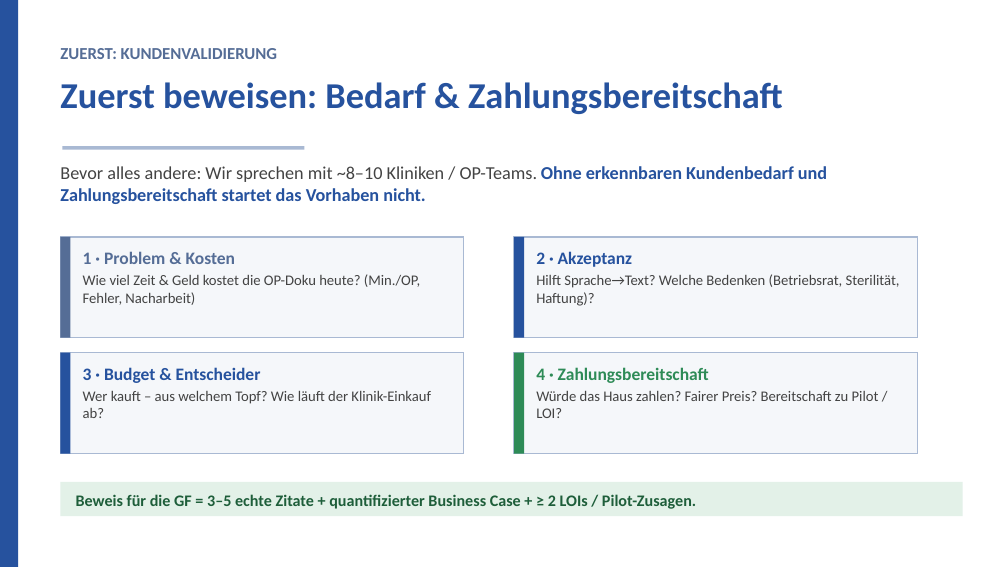
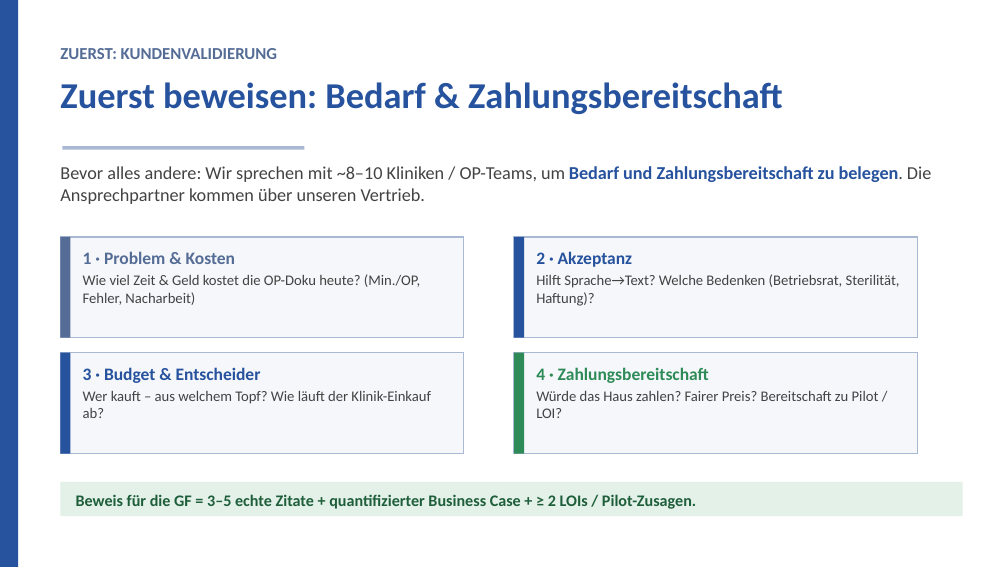
Before and after one commit to Sebastianue/hallo-github, a slide deck: slide 10 of audio-ki-op/praesentation/Audio-KI-OP-Praesentation.pptx. Drawn at 1008x567 pixels with LibreOffice and Linux fonts; fonts in the diff are those of the drawing; background and template pictures are left out. Boxes give left, top, right and bottom in pixels: in the first picture for what was removed or moved away, otherwise in the second. Text is boxed around its words. In the diff, an @@ line names an element or a change of style, - is before the commit and + after.

```diff
--- a/audio-ki-op/praesentation/Audio-KI-OP-Praesentation.pptx
+++ b/audio-ki-op/praesentation/Audio-KI-OP-Praesentation.pptx
@@ text at <box>60,166,931,204</box>: text changed; text colour #26529E to #434343; bold off @@
-Bevor alles andere: Wir sprechen mit ~8–10 Kliniken / OP-Teams. Ohne erkennbaren Kundenbedarf und Zahlungsbereitschaft startet das Vorhaben nicht.
+Bevor alles andere: Wir sprechen mit ~8–10 Kliniken / OP-Teams, um Bedarf und Zahlungsbereitschaft zu belegen. Die Ansprechpartner kommen über unseren Vertrieb.
```
Also in this commit, not shown: 3 other files.
